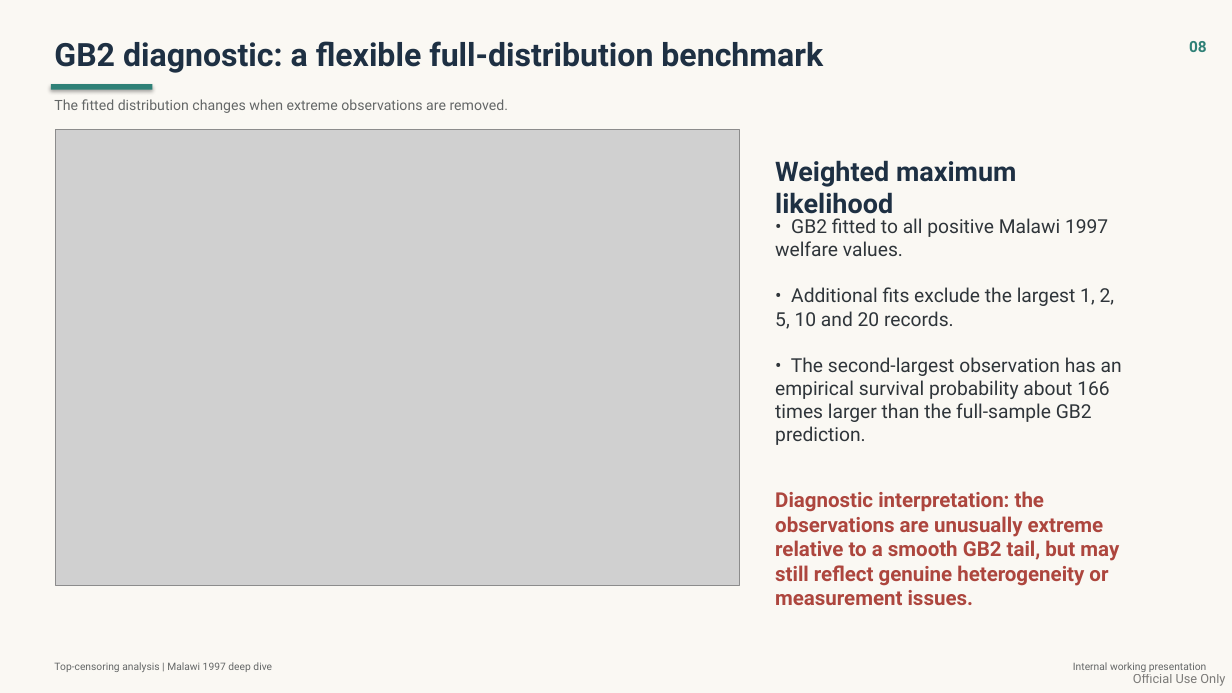
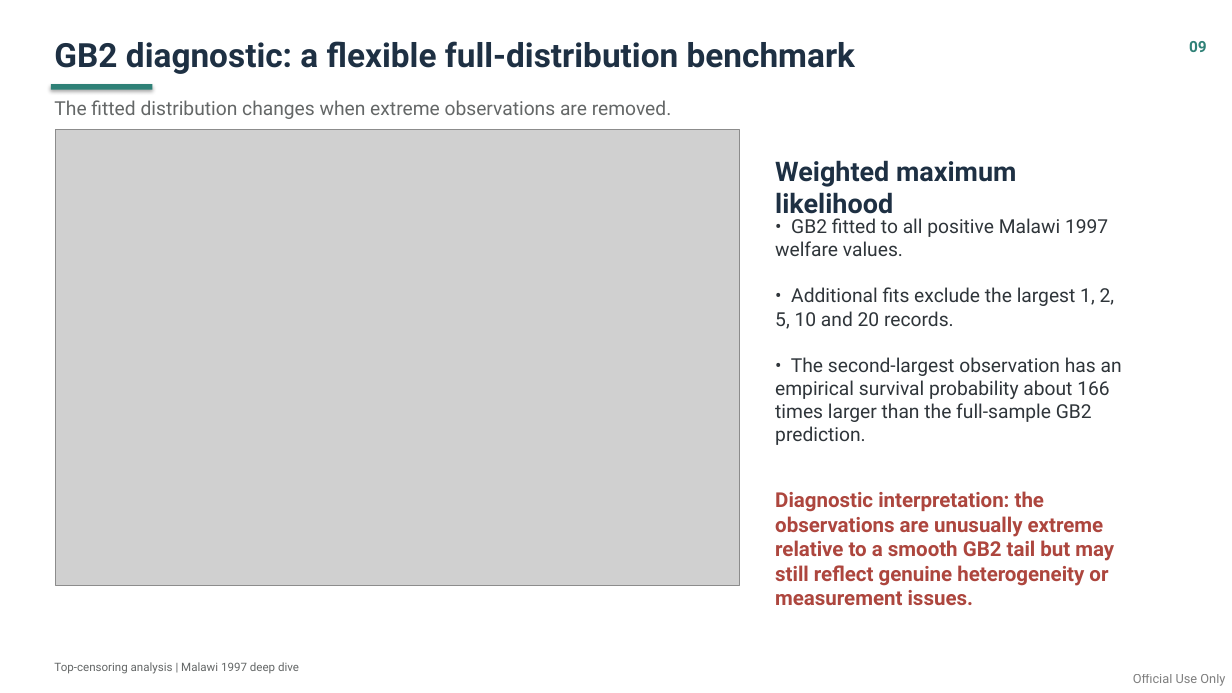
Before and after one commit to daniavayu/bindata_check, a slide deck: slide 10 of top_censoring/top_censoring_slides.pptx (slide 9 before the commit). Drawn at 1232x693 pixels with LibreOffice and Linux fonts; fonts in the diff are those of the drawing; grey boxes stand for pictures. Boxes give left, top, right and bottom in pixels: in the first picture for what was removed or moved away, otherwise in the second. Text is boxed around its words. In the diff, an @@ line names an element or a change of style, - is before the commit and + after.

Commit message:
Clean generated analysis outputs

```diff
--- a/top_censoring/top_censoring_slides.pptx
+++ b/top_censoring/top_censoring_slides.pptx
@@ background #FAF8F3 to #FFFFFF @@
@@ text "GB2 diagnostic: a flexible full-distribution ..." at (54, 41, 855, 74): size 25 to 26 pt @@
@@ text at (1189, 41, 1207, 52): text changed @@
-08
+09
@@ text "The fitted distribution changes when ..." at (54, 100, 672, 119): size 11 to 15 pt @@
@@ text at (775, 491, 1114, 605): text changed @@
-Diagnostic interpretation: the observations are unusually extreme relative to a smooth GB2 tail, but may still reflect genuine heterogeneity or measurement issues.
+Diagnostic interpretation: the observations are unusually extreme relative to a smooth GB2 tail but may still reflect genuine heterogeneity or measurement issues.
@@ text "Top-censoring analysis | Malawi 1997 ..." at (54, 662, 299, 674): size 8 to 9 pt @@
@@ text removed at (1073, 662, 1206, 672) @@
-Internal working presentation
```
Also in this commit, not shown: 8 other slides changed, 4 slides added, 2 slides removed, 27 other files.
